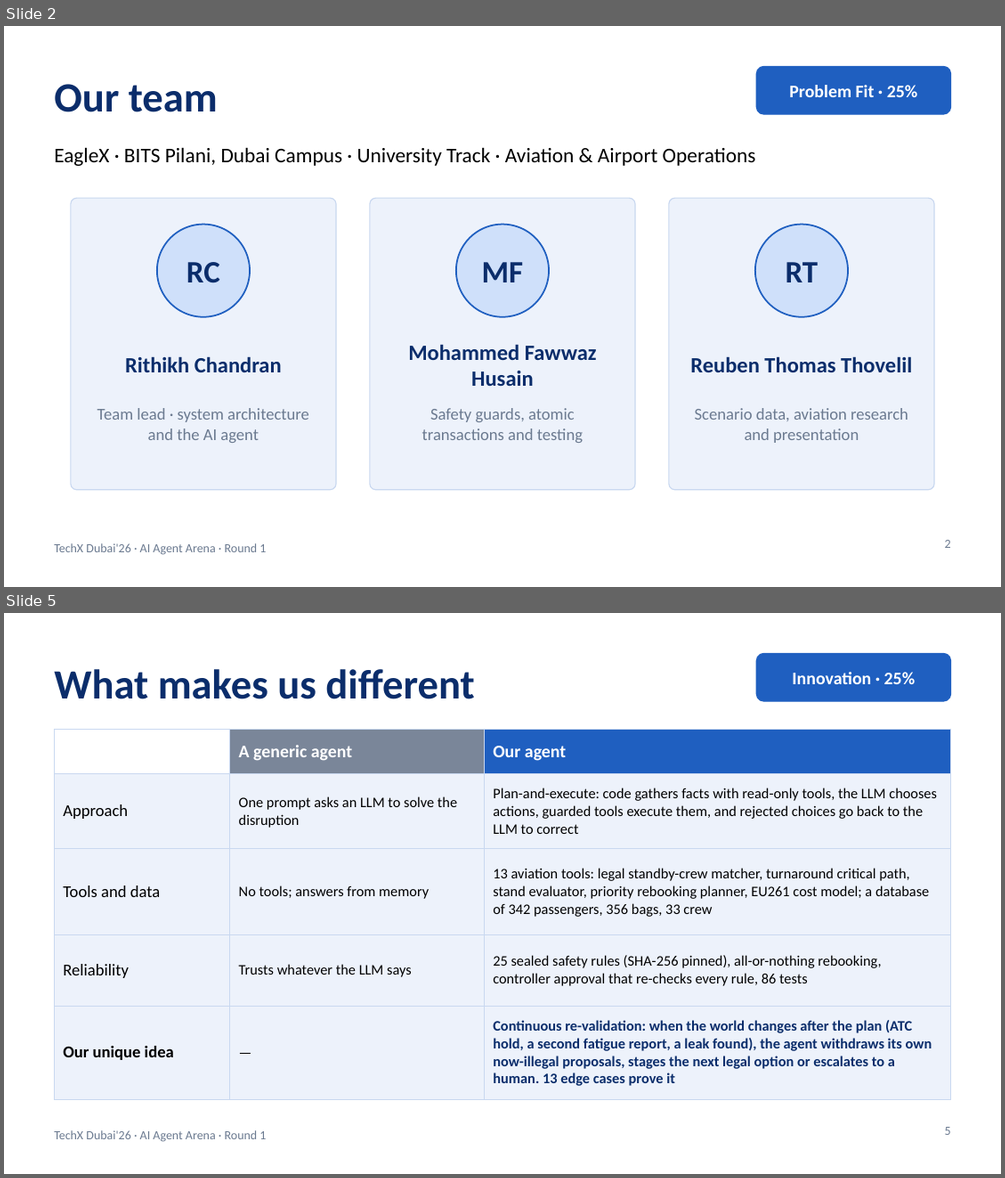
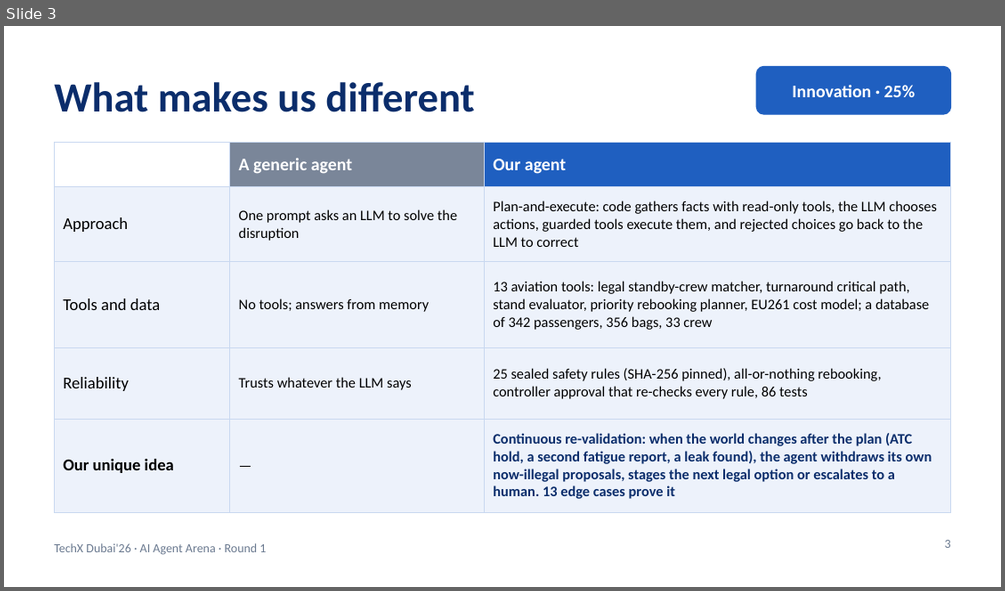
Before and after one commit to RithikhC/EagleX, a slide deck: docs/EagleX_Round1_Submission.pptx. Shown one above the other, each under a label of ours: slides 2 and 5 before the commit, slide 3 after it; the slides between them are not shown. The pictures are 1005x1178 and 1005x591 pixels, drawn with LibreOffice and Linux fonts; fonts in the diff are those of the drawing. Boxes give left, top, right and bottom in pixels: in the first picture for what was removed or moved away, otherwise in the second. Text is boxed around its words. In the diff, an @@ line names an element or a change of style, - is before the commit and + after.

```diff
--- a/docs/EagleX_Round1_Submission.pptx
+++ b/docs/EagleX_Round1_Submission.pptx
@@ slide 2 removed at (x1=4, y1=26, x2=1001, y2=587), background #FFFFFF; not listed: 1 template element that a slide beside it also shows @@
@@ rounded rectangle removed at (x1=756, y1=66, x2=951, y2=114) @@
@@ title removed at (x1=54, y1=84, x2=218, y2=112) @@
-Our team
@@ text removed at (x1=789, y1=85, x2=918, y2=97) @@
-Problem Fit · 25%
@@ text removed at (x1=54, y1=147, x2=756, y2=166) @@
-EagleX · BITS Pilani, Dubai Campus · University Track · Aviation & Airport Operations
@@ rounded rectangle removed at (x1=71, y1=198, x2=336, y2=490) @@
@@ rounded rectangle removed at (x1=370, y1=198, x2=635, y2=490) @@
@@ rounded rectangle removed at (x1=669, y1=198, x2=934, y2=490) @@
@@ ellipse removed at (x1=157, y1=224, x2=250, y2=317) @@
@@ ellipse removed at (x1=456, y1=224, x2=550, y2=317) @@
@@ ellipse removed at (x1=755, y1=224, x2=849, y2=317) @@
@@ text removed at (x1=186, y1=262, x2=220, y2=282) @@
-RC
@@ text removed at (x1=482, y1=262, x2=524, y2=282) @@
-MF
@@ text removed at (x1=785, y1=262, x2=818, y2=282) @@
-RT
@@ text removed at (x1=408, y1=344, x2=597, y2=386) @@
-Mohammed Fawwaz Husain
@@ text removed at (x1=125, y1=356, x2=282, y2=372) @@
-Rithikh Chandran
@@ text removed at (x1=690, y1=356, x2=912, y2=372) @@
-Reuben Thomas Thovelil
@@ text removed at (x1=97, y1=408, x2=309, y2=443) @@
-Team lead · system architecture and the AI agent
@@ text removed at (x1=422, y1=408, x2=582, y2=443) @@
-Safety guards, atomic transactions and testing
@@ text removed at (x1=695, y1=408, x2=908, y2=443) @@
-Scenario data, aviation research and presentation
@@ page number removed at (x1=945, y1=540, x2=951, y2=548) @@
-2
@@ what was slide 5 is now slide 3 @@
@@ page number at (x1=945, y1=540, x2=951, y2=548): text changed @@
-5
+3
```
Also in this commit, not shown: 3 slides changed, 1 slide added, 7 other slides removed, 10 other files.
